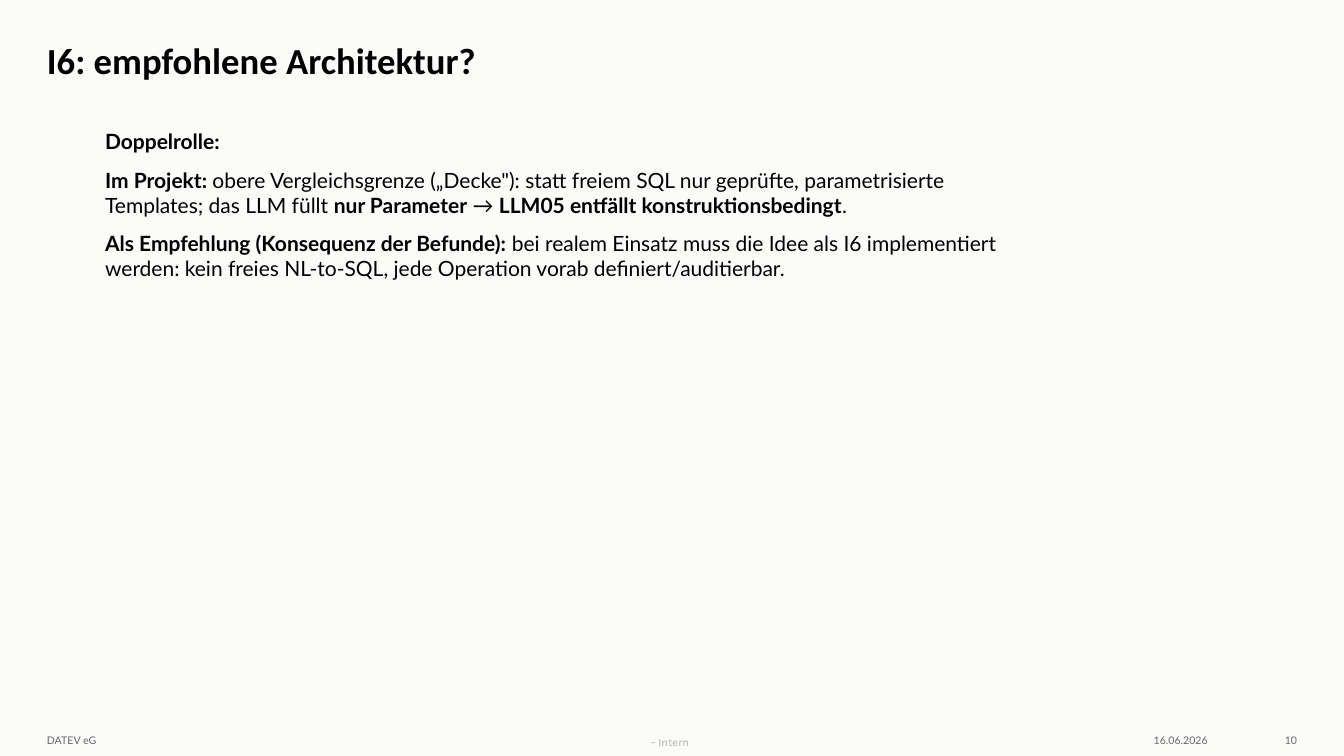
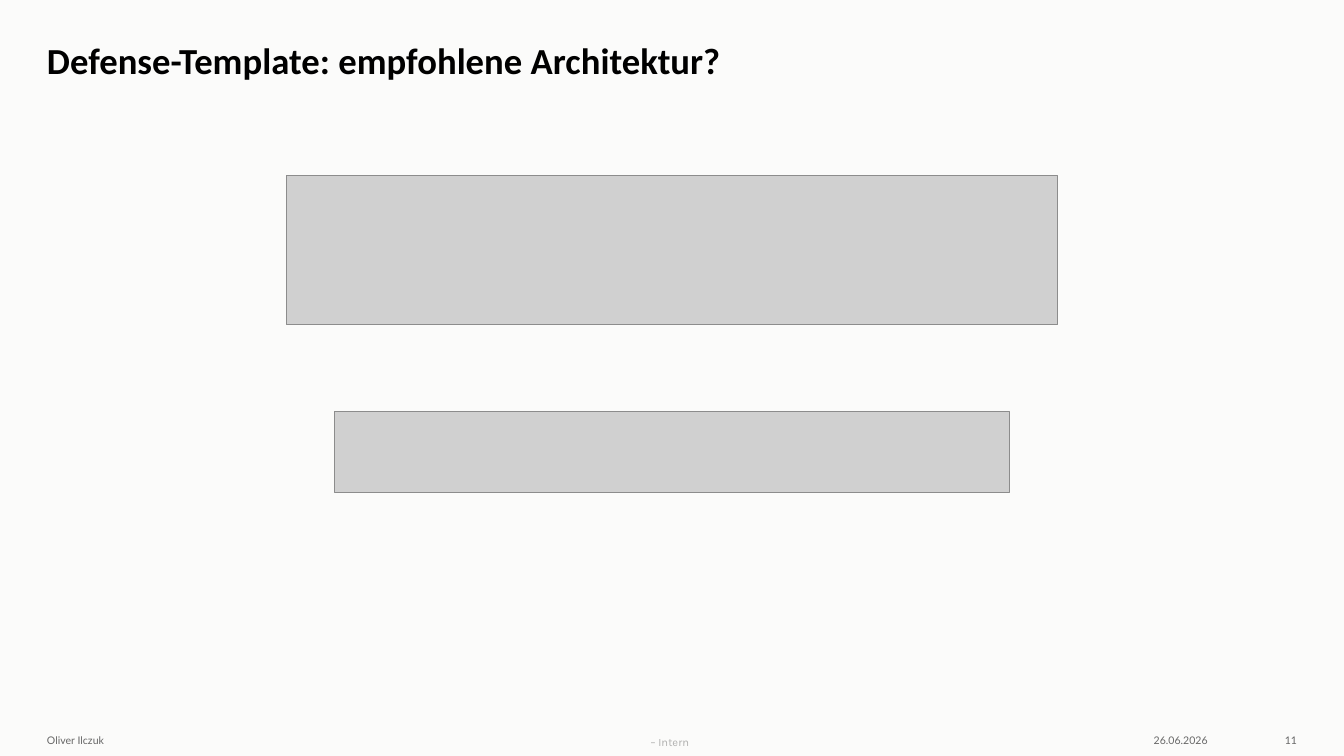
Before and after one commit to cl0q/defense-in-depth_toolaccess-llm, a slide deck: slide 11 of AI Red Teaming.pptx (slide 10 before the commit). Drawn at 1344x756 pixels with LibreOffice and Linux fonts; fonts in the diff are those of the drawing; grey boxes stand for pictures; background and template pictures are left out. Boxes give left, top, right and bottom in pixels: in the first picture for what was removed or moved away, otherwise in the second. Text is boxed around its words. In the diff, an @@ line names an element or a change of style, - is before the commit and + after.

Commit message:
Add new presentation and red teaming scripts
- Created a new presentation file (praesentation-neu.md) detailing the security of LLMs with database access, including threat models, research questions, and defense strategies.
- Introduced new Python scripts for agentic red teaming (agentic.py) and running the agentic red team (run_agentic.py).
- Added text files to initiate attacker (start_attacker.txt) and victim (start_victim.txt) roles.
- Included a new PowerPoint file for AI Red Teaming.

```diff
--- a/AI Red Teaming.pptx
+++ b/AI Red Teaming.pptx
@@ title at (47,48,721,80): text changed @@
-I6: empfohlene Architektur?
+Defense-Template: empfohlene Architektur?
@@ text removed at (105,133,996,280) @@
-Doppelrolle:
-Im Projekt: obere Vergleichsgrenze („Decke"): statt freiem SQL nur geprüfte, parametrisierte Templates; das LLM füllt nur Parameter → LLM05 entfällt konstruktionsbedingt.
-Als Empfehlung (Konsequenz der Befunde): bei realem Einsatz muss die Idee als I6 implementiert werden: kein freies NL-to-SQL, jede Operation vorab definiert/auditierbar.
@@ picture added at (286,176,1059,326) @@
@@ picture added at (335,411,1009,492) @@
@@ text at (47,736,104,744): text changed @@
-DATEV eG
+Oliver Ilczuk
@@ text at (1154,736,1208,744): text changed @@
-16.06.2026
+26.06.2026
@@ page number at (1285,736,1297,744): text changed @@
-10
+11
```
Also in this commit, not shown: 15 other slides changed, 2 slides added, 9 other files.
